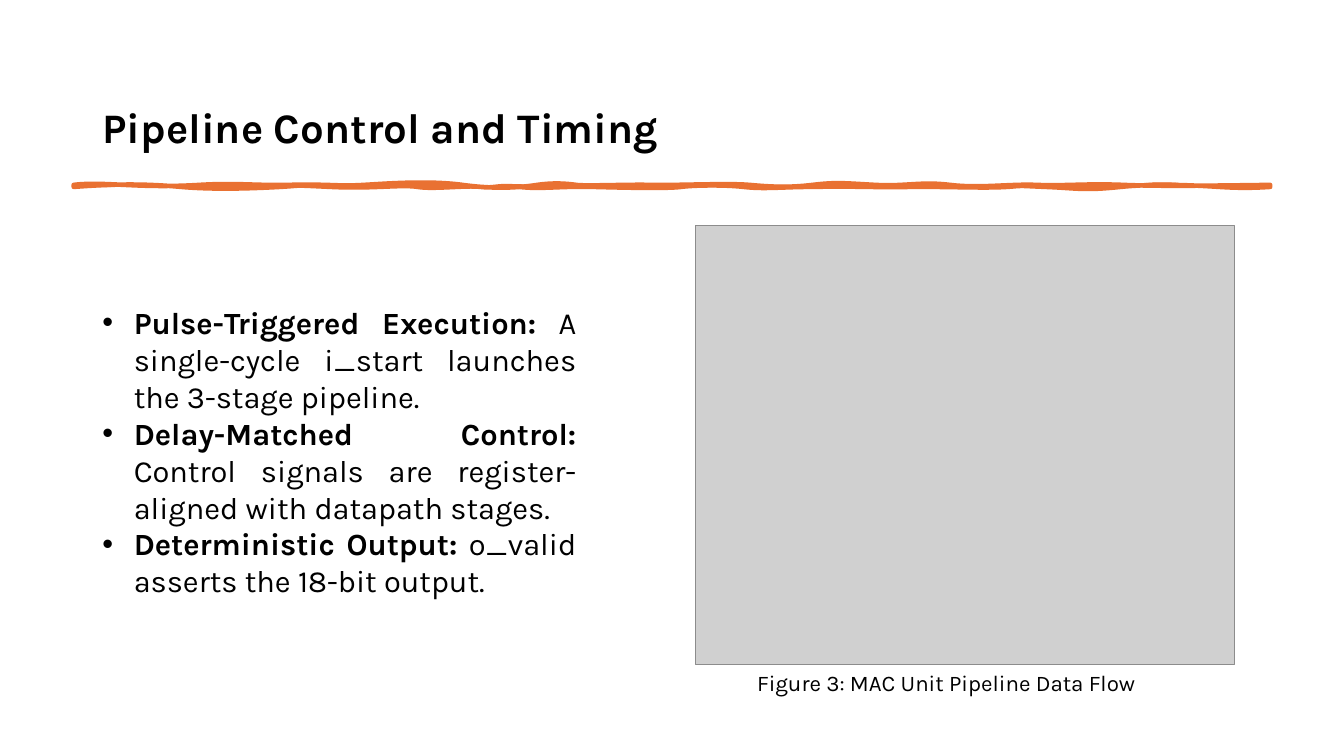
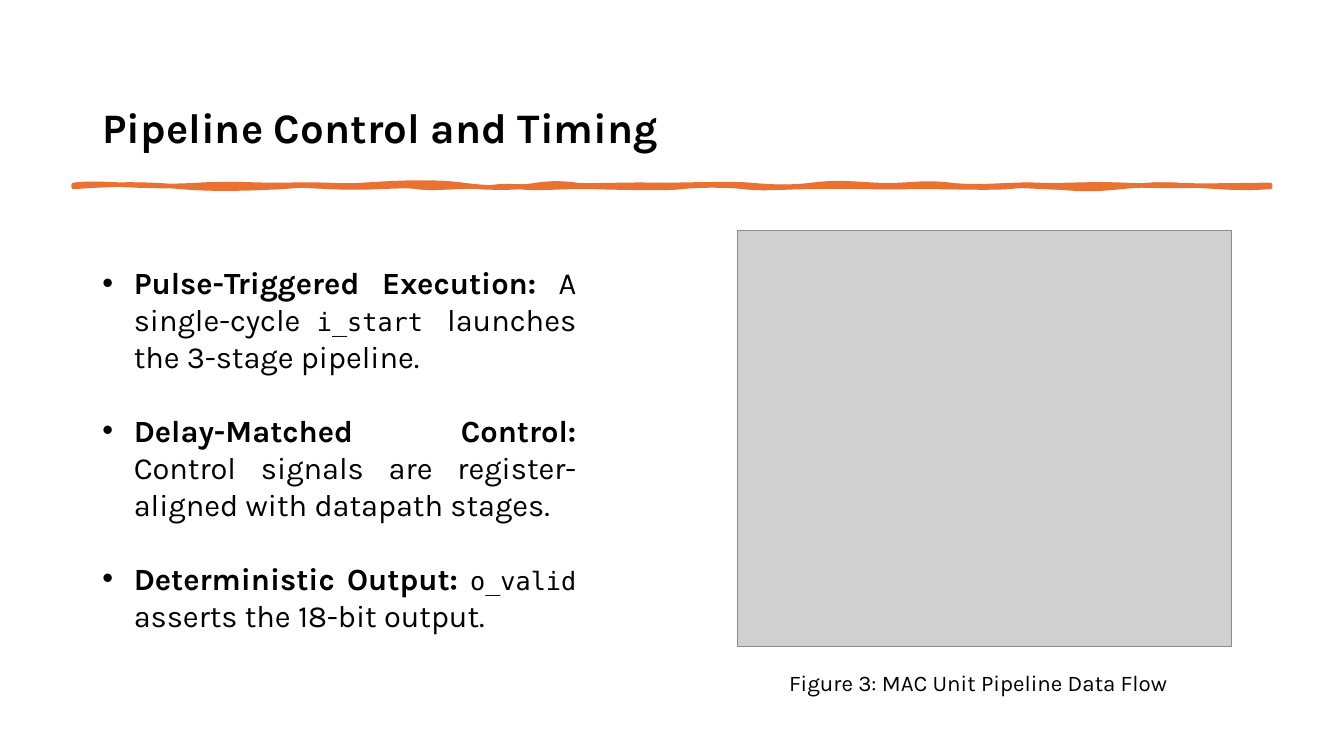
Before and after one commit to varunposimsetty/SAL_TaskAssignment, a slide deck: slide 5 of doc/Varun_Posimsetty_SAL_Presentation.pptx. Drawn at 1344x756 pixels with LibreOffice and Linux fonts; fonts in the diff are those of the drawing; grey boxes stand for pictures. Boxes give left, top, right and bottom in pixels: in the first picture for what was removed or moved away, otherwise in the second. Text is boxed around its words. In the diff, an @@ line names an element or a change of style, - is before the commit and + after.

```diff
--- a/doc/Varun_Posimsetty_SAL_Presentation.pptx
+++ b/doc/Varun_Posimsetty_SAL_Presentation.pptx
@@ picture: place and size @@
-picture at (696, 226, 1235, 665)
+picture at (738, 231, 1232, 646)
@@ text "Pulse-Triggered Execution: A single-cycle i_start ...": place and size @@
-text "Pulse-Triggered Execution: A single-cycle i_start ..." at (134, 312, 577, 600)
+text "Pulse-Triggered Execution: A single-cycle i_start ..." at (134, 272, 577, 635)
@@ text at (134, 272, 577, 635): size 22 to 18 pt, font Karla to DejaVu Sans Mono in "i_start", "o_valid" @@
@@ text "Figure 3: MAC Unit Pipeline ...": place and size @@
-text "Figure 3: MAC Unit Pipeline ..." at (757, 675, 1135, 697)
+text "Figure 3: MAC Unit Pipeline ..." at (789, 675, 1167, 697)
```
Also in this commit, not shown: 10 other slides changed, 2 other files.
